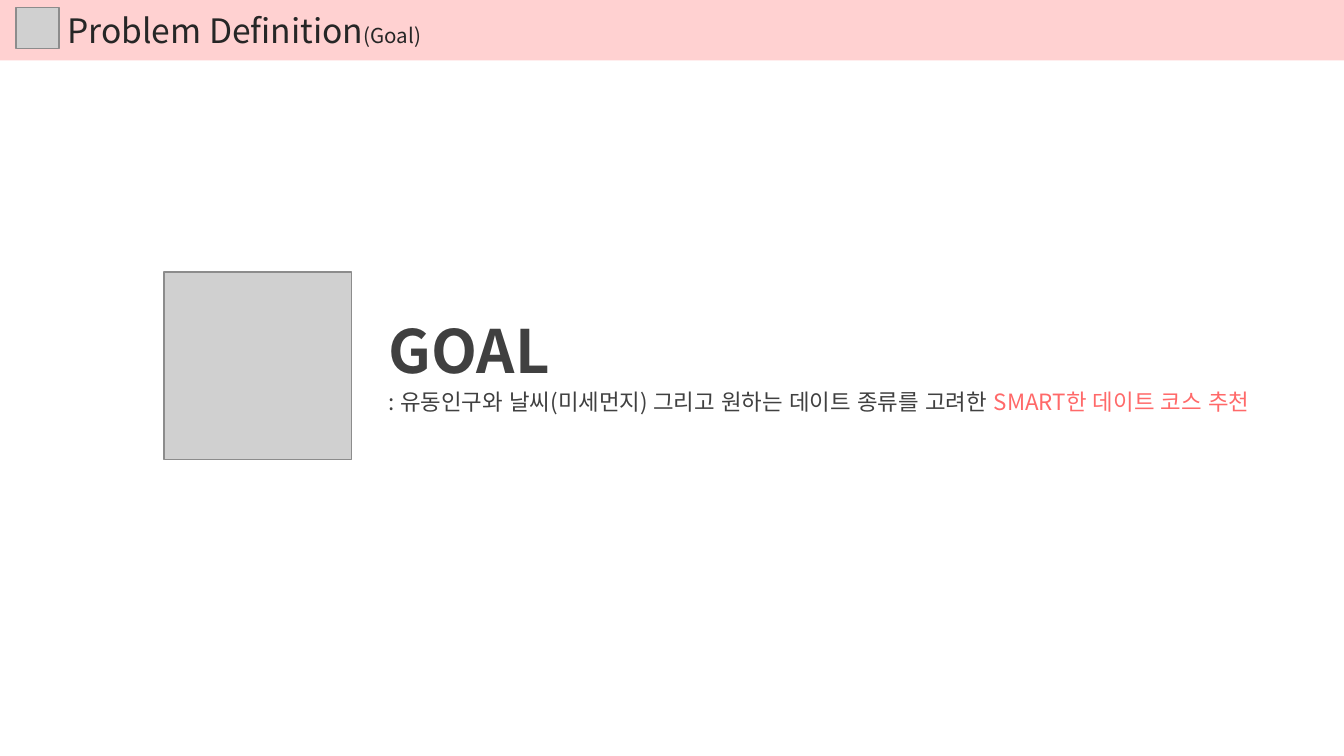
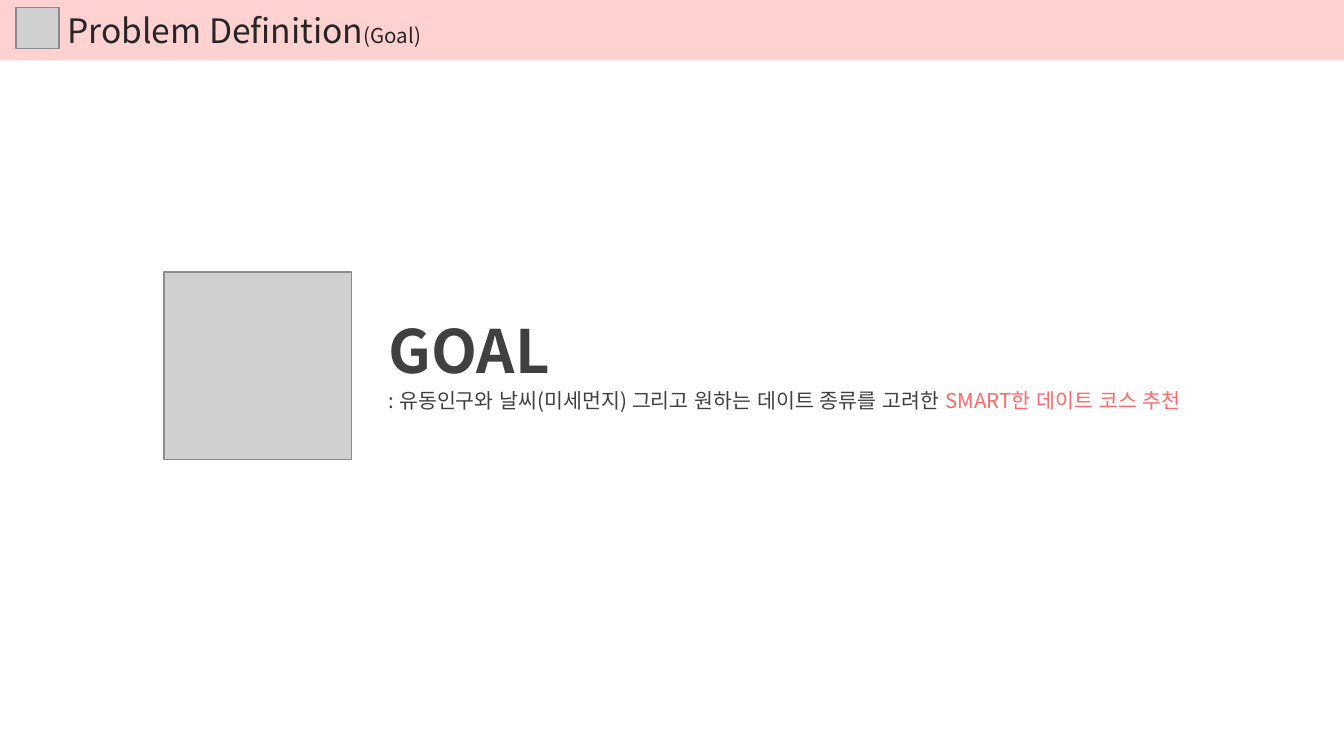
Before and after one commit to DokyeongKwon/DataStructureDesign-2018-2, a slide deck: slide 5 of 02. Problem Solving/서울 데이트 코스 추천 Problem Solving.pptx. Drawn at 1344x756 pixels with LibreOffice and Linux fonts; fonts in the diff are those of the drawing; grey boxes stand for pictures. Boxes give left, top, right and bottom in pixels: in the first picture for what was removed or moved away, otherwise in the second. Text is boxed around its words. In the diff, an @@ line names an element or a change of style, - is before the commit and + after.

```diff
--- a/02. Problem Solving/서울 데이트 코스 추천 Problem Solving.pptx
+++ b/02. Problem Solving/서울 데이트 코스 추천 Problem Solving.pptx
@@ text ": 유동인구와 날씨(미세먼지) 그리고 원하는 ..." at <box>399,391,1181,412</box>: size 12 to 11 pt @@
```
Also in this commit, not shown: 4 other slides changed.
